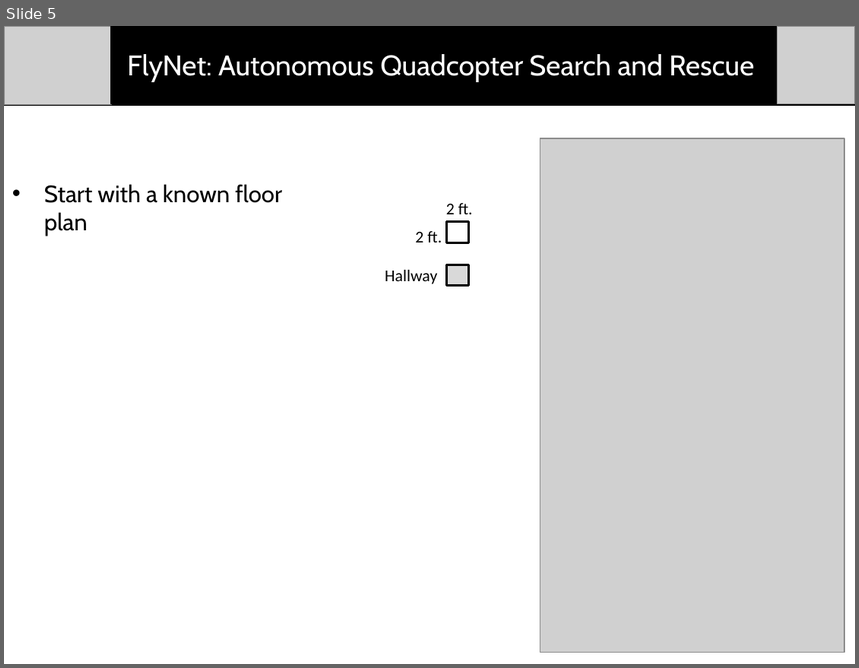
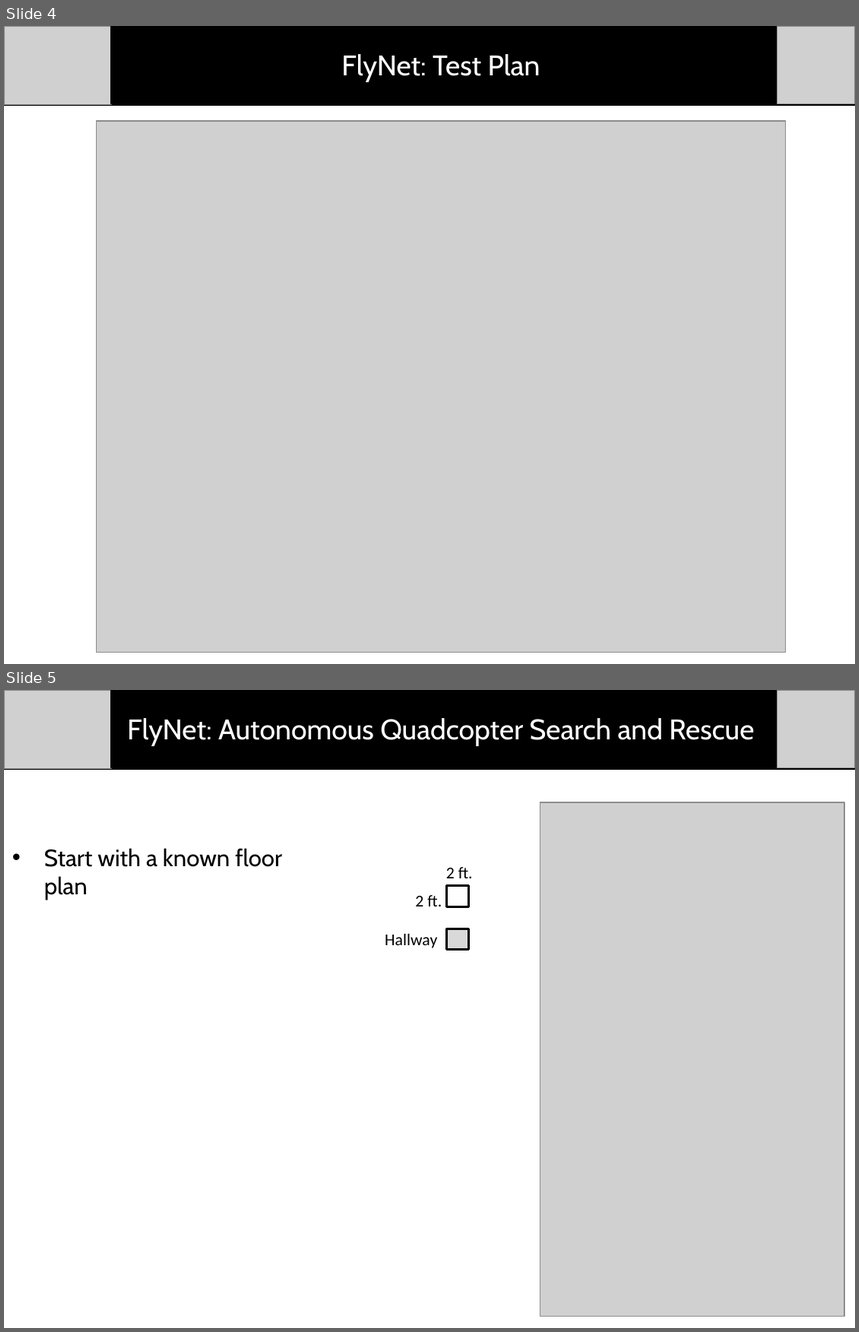
Before and after one commit to dtbinh/FlyNet, a slide deck: Presentations/CDR_Fall_2015/Individual_Slides/Matt/Testing.pptx. Shown one above the other, each under a label of ours: slide 5 before the commit, slides 4 and 5 after it. The pictures are 859x668 and 859x1332 pixels, drawn with LibreOffice and Linux fonts; fonts in the diff are those of the drawing; grey boxes stand for pictures. Boxes give left, top, right and bottom in pixels: in the first picture for what was removed or moved away, otherwise in the second. Text is boxed around its words. In the diff, an @@ line names an element or a change of style, - is before the commit and + after.

```diff
--- a/Presentations/CDR_Fall_2015/Individual_Slides/Matt/Testing.pptx
+++ b/Presentations/CDR_Fall_2015/Individual_Slides/Matt/Testing.pptx
@@ slide 4 added at [4, 26, 855, 664], background #FFFFFF @@
@@ group added at [4, 26, 855, 104]: 2 pictures, 1 line, 1 rectangle, 1 text @@
+FlyNet: Test Plan
@@ picture added at [96, 121, 785, 653] @@
```
Also in this commit, not shown: 4 slides changed, 3 other slides added, 1 slide removed, 1 other file.
